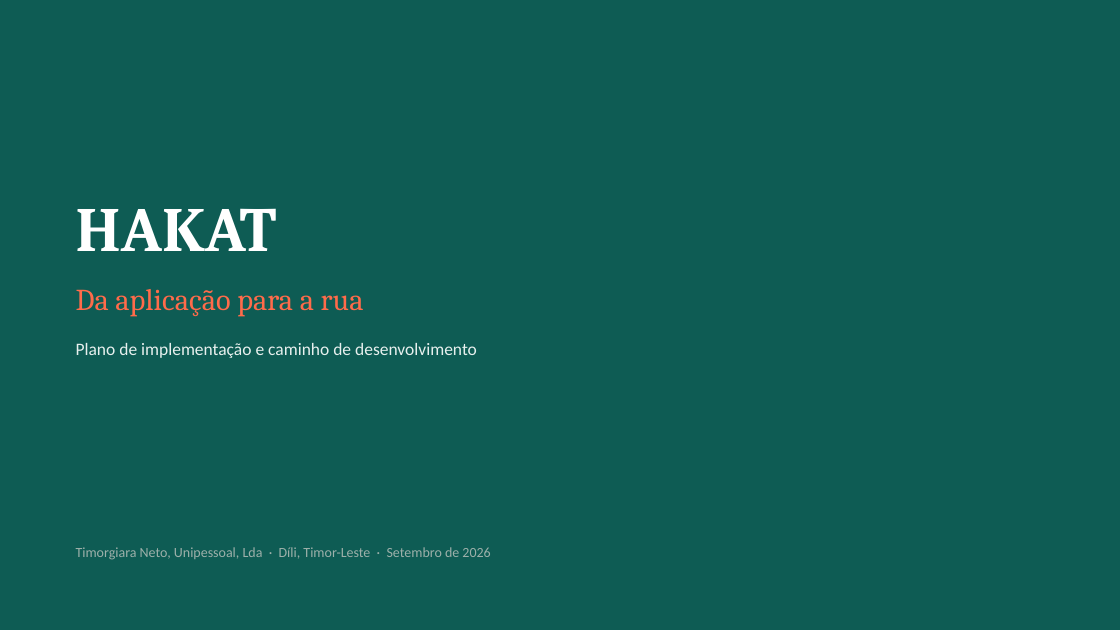
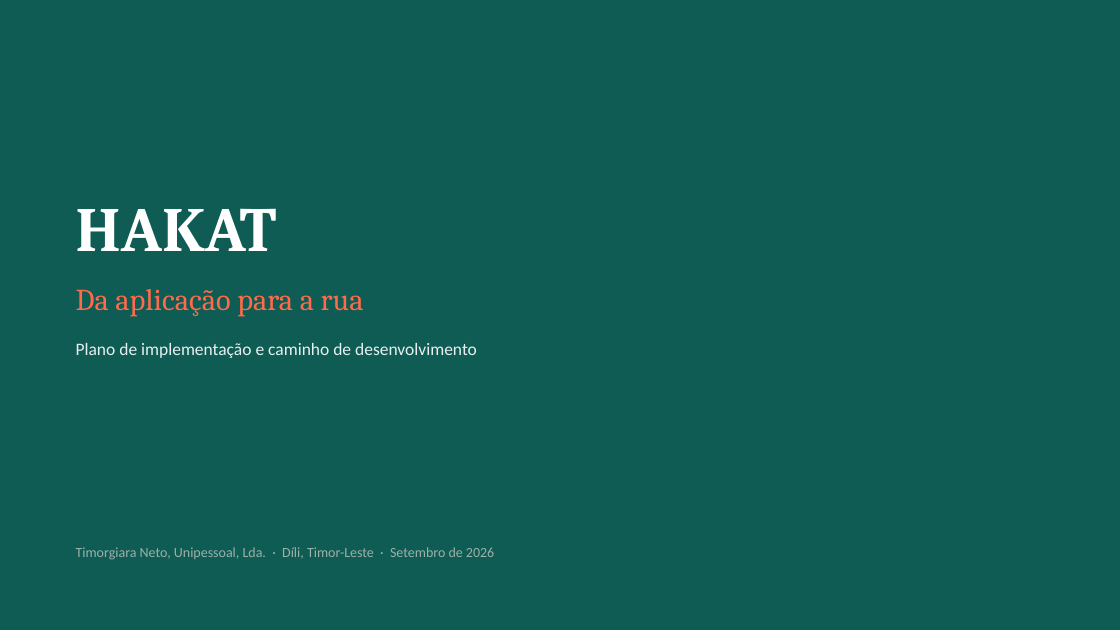
Before and after one commit to simaon753-dot/Timorgiana-Ride, a slide deck: slide 1 of plano/HAKAT - Plano de Implementacao.pptx. Drawn at 1120x630 pixels with LibreOffice and Linux fonts; fonts in the diff are those of the drawing. Boxes give left, top, right and bottom in pixels: in the first picture for what was removed or moved away, otherwise in the second. Text is boxed around its words. In the diff, an @@ line names an element or a change of style, - is before the commit and + after.

```diff
--- a/plano/HAKAT - Plano de Implementacao.pptx
+++ b/plano/HAKAT - Plano de Implementacao.pptx
@@ text at (76,547,494,560): text changed @@
-Timorgiara Neto, Unipessoal, Lda · Díli, Timor-Leste · Setembro de 2026
+Timorgiara Neto, Unipessoal, Lda. · Díli, Timor-Leste · Setembro de 2026
```
Also in this commit, not shown: 25 other files.
